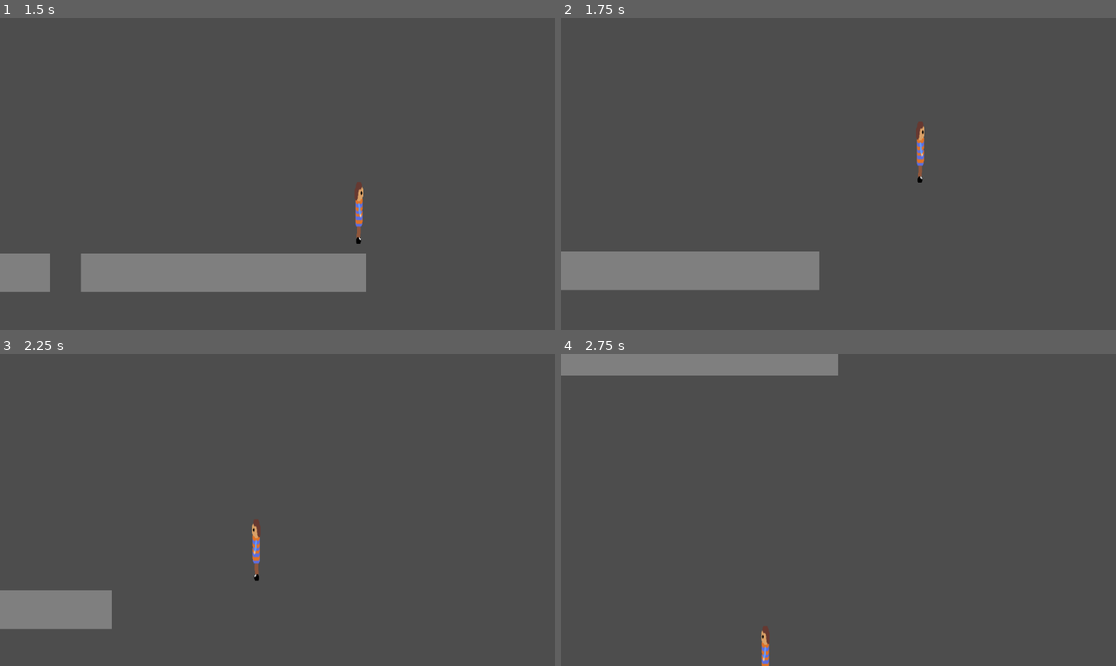
Above: before the commit, frames 1-4 (two rows, left to right).
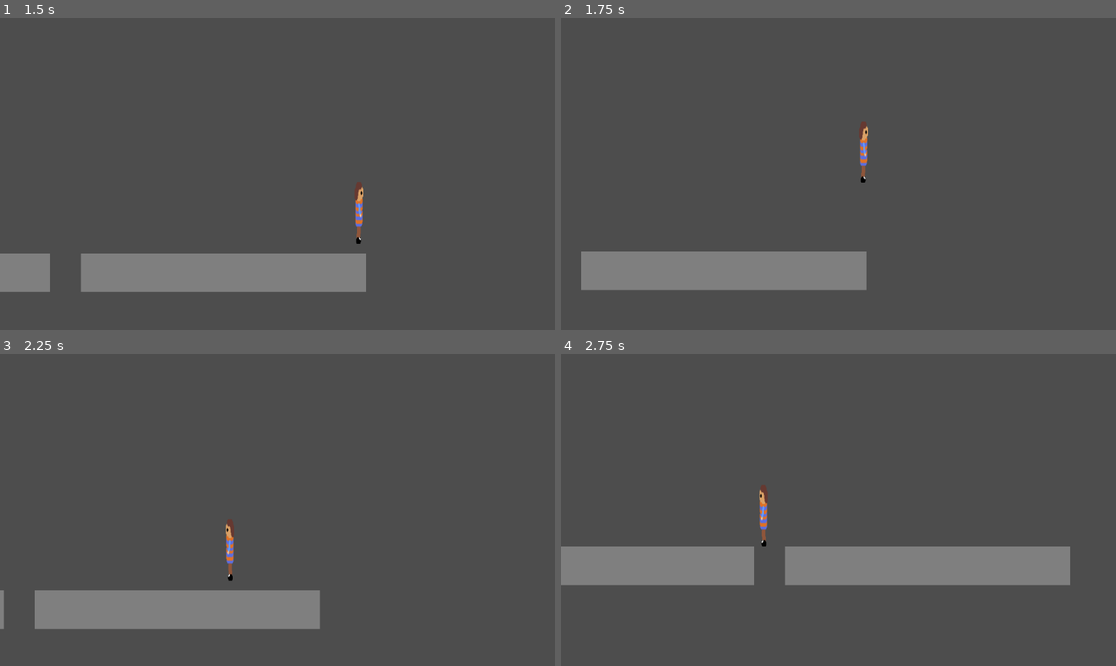
Above: after the commit, the same moments.

Repository: robertshepherdcpp/curiosity-calls
Game: Godot game, scene res://main.tscn
Two runs of this game, one before a commit and one after it. Both use one fixed random seed, a clock stepped at 60 frames per second and the inputs below.
Inputs:
- Up to frame 1 (1.5 s): hold Right (right) from 0.53 s (still down); tap Space (jump) at 0.77 s
- Up to frame 2 (1.75 s): keep holding Right (right); tap Space (jump) at 1.52 s
- Up to frame 3 (2.25 s): release Right (right) at 2.03 s; hold A (left) from 2.03 s (still down)
- Up to frame 4 (2.75 s): keep holding A (left)

Frame 1 is identical in both runs. In frame 2, 1.9% of the frame differs, in the area x 0-66%, y 33-88%; in frame 3, 5.8%; in frame 4, 15%, in the area x 0-92%, y 0-100%.

Commit message:
add walls

Diff:
--- a/curiosity-calls/main.tscn
+++ b/curiosity-calls/main.tscn
@@ -26,6 +26,12 @@
 physics_layer_0/collision_layer = 1
 sources/0 = SubResource("TileSetAtlasSource_h2yge")
 
+[sub_resource type="RectangleShape2D" id="RectangleShape2D_h2yge"]
+size = Vector2(0, 899)
+
+[sub_resource type="RectangleShape2D" id="RectangleShape2D_1bvp3"]
+size = Vector2(13, 896)
+
 [node name="Node2D" type="Node2D" unique_id=1797323550]
 
 [node name="Player" type="CharacterBody2D" parent="." unique_id=1585158587]
@@ -48,3 +54,15 @@
 [node name="TileMapLayer" type="TileMapLayer" parent="." unique_id=746992067]
 tile_map_data = PackedByteArray("AAAJABUAAAAAAAAAAAAJABYAAAAAAAAAAAAJABcAAAAAAAAAAAAJABgAAAAAAAAAAAAKABUAAAAAAAAAAAAKAB …(7280 unchanged characters)…
 tile_set = SubResource("TileSet_h2yge")
+
+[node name="StaticBody2D" type="StaticBody2D" parent="." unique_id=119916090]
+
+[node name="CollisionShape2D" type="CollisionShape2D" parent="StaticBody2D" unique_id=1699775370]
+position = Vector2(1687, 331.5)
+shape = SubResource("RectangleShape2D_h2yge")
+
+[node name="StaticBody2D2" type="StaticBody2D" parent="." unique_id=1158846894]
+
+[node name="CollisionShape2D" type="CollisionShape2D" parent="StaticBody2D2" unique_id=1277726732]
+position = Vector2(146.5, 310)
+shape = SubResource("RectangleShape2D_1bvp3")
